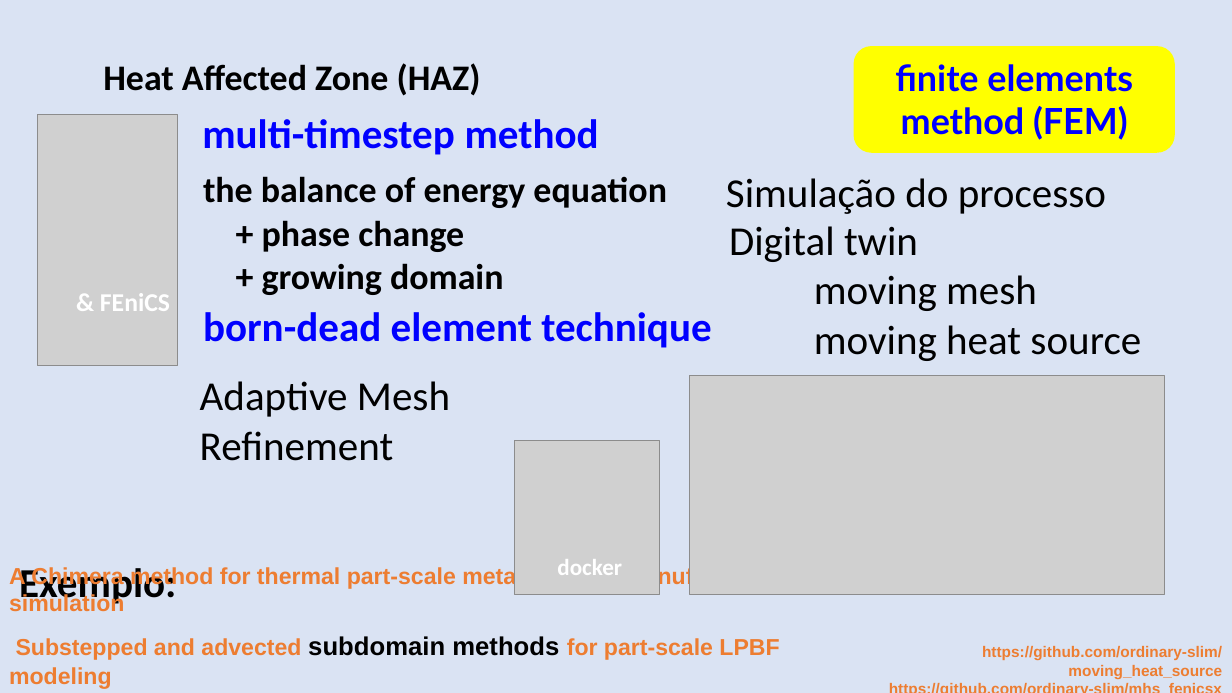
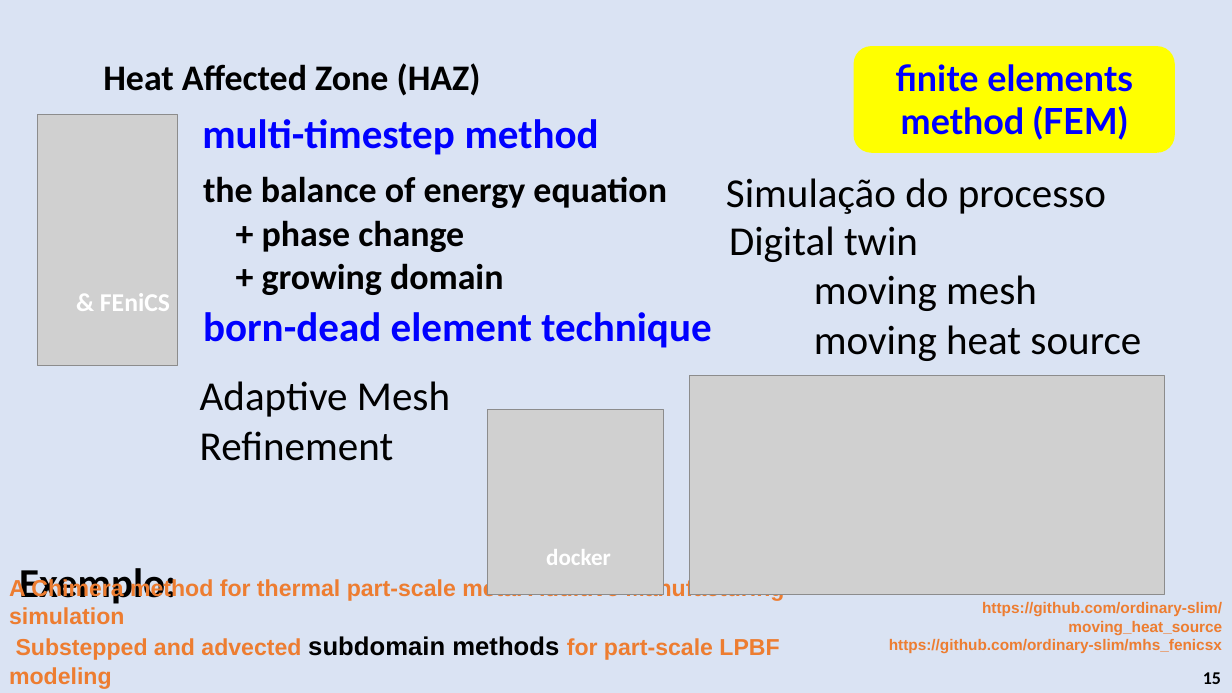
Before and after one commit to grossiRM/AM_FEG, a slide deck: slide 23 of Plano_V02_iii_AM_FEG/d_Topicos Especiais - Introducao a Manufatura Aditiva para Metais.pptx (slide 13 before the commit). Drawn at 1232x693 pixels with LibreOffice and Linux fonts; fonts in the diff are those of the drawing; grey boxes stand for pictures. Boxes give left, top, right and bottom in pixels: in the first picture for what was removed or moved away, otherwise in the second. Text is boxed around its words. In the diff, an @@ line names an element or a change of style, - is before the commit and + after.

```diff
--- a/Plano_V02_iii_AM_FEG/d_Topicos Especiais - Introducao a Manufatura Aditiva para Metais.pptx
+++ b/Plano_V02_iii_AM_FEG/d_Topicos Especiais - Introducao a Manufatura Aditiva para Metais.pptx
@@ picture: place and size @@
-picture at (515,441,660,595)
+picture at (488,409,664,595)
@@ text "docker": place and size @@
-text "docker" at (557,559,622,575)
+text "docker" at (546,549,611,565)
@@ text "A Chimera method for thermal ..." rewrapped from (9,565,779,689) to (9,578,785,689) @@
@@ text "https://github.com/ordinary-slim/moving_heat_source" rewrapped from (982,646,1222,679) to (889,602,1222,654) @@
@@ text added at (1203,672,1221,684), 14 pt, text #000000, bold @@
+15
```
Also in this commit, not shown: 23 other slides changed, 11 slides added, 8 other files.
